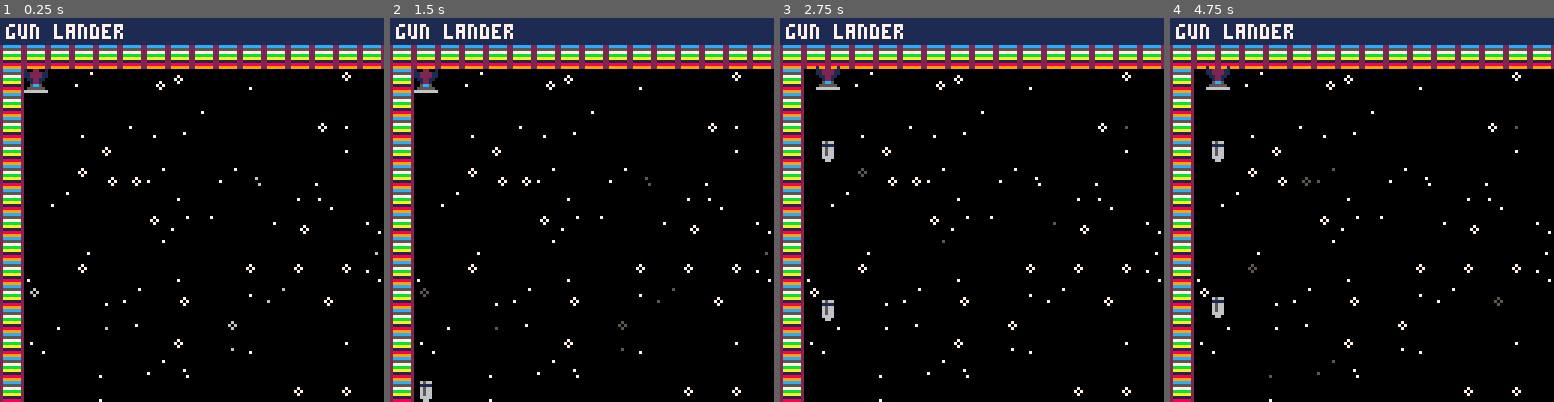
Above: before the commit, frames 1-4 (left to right).
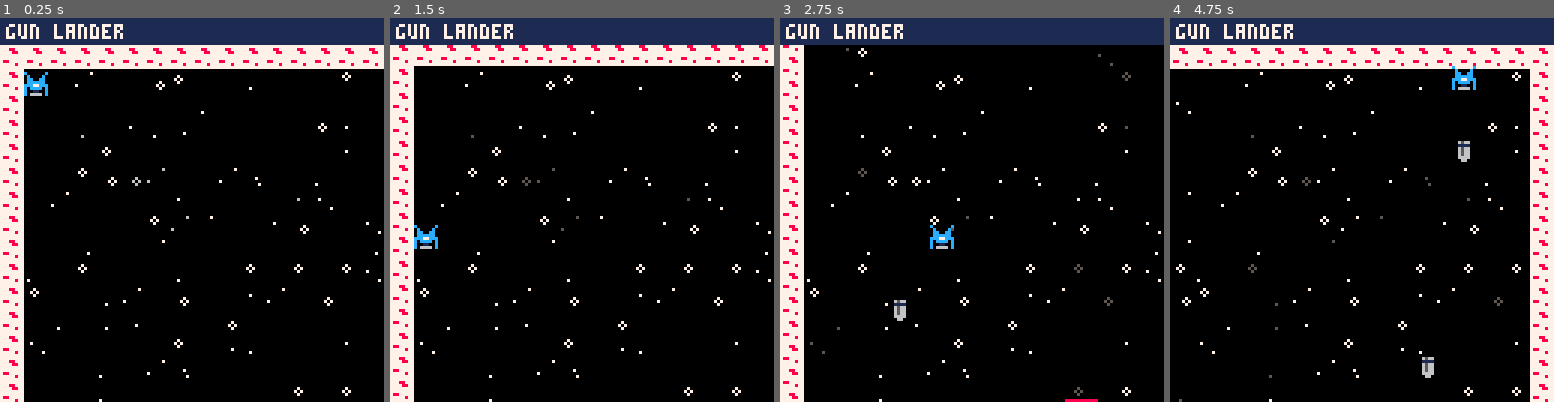
Above: after the commit, the same moments.

Repository: uvehj/Gun-Lander
Game: PICO-8 cartridge gunlander.p8
Two runs of this game, one before a commit and one after it. Both use one fixed random seed, a clock stepped at 60 frames per second and the inputs below.
Inputs:
- Up to frame 1 (0.25 s): no input
- Up to frame 2 (1.5 s): tap O (Z key) at 0.7 s
- Up to frame 3 (2.75 s): hold Right 1.6-2.1 s; tap O (Z key) at 1.7, 2.1, 2.5 s; hold Up 2.15-2.42 s; hold Right from 2.47 s (still down)
- Up to frame 4 (4.75 s): tap O (Z key) every 0.4 s from 2.9 to 4.5 s; release Right at 3.03 s; hold Left 3.08-3.58 s; hold Down 3.63-3.97 s; hold Right 4.02-4.68 s; hold Up from 4.73 s (still down)

The runs differ from the first frame. In frame 1, 11% of the frame differs, in the area x 0-100%, y 7-100%; in frame 2, 11%; in frame 3, 12%; in frame 4, 18%.

Commit message:
Updated visuals/background
Created 3 new layers in the background to simulate proximity to a planet/moon
Changed sprites (visual only) and added a couple new wall sprites
Discovered that sprite 005 and sprite 008 cause weird errors if set as a wall, no idea why

Diff:
--- a/gunlander.p8
+++ b/gunlander.p8
@@ -2,7 +2,7 @@
 version 29
 __lua__
 --debug/config variables
-debug = true
+debug = false
 shotspeed = 3
 gravity = 4
 fps = 30
@@ -28,7 +28,7 @@
     level.startx = 1
     level.starty = 5
     level.endx = 23
-    level.endy = 24
+    level.endy = 33
     level.gravity = gravity
     level.w = level.endx - level.startx + 1
     level.h = level.endy - level.starty + 1
@@ -51,7 +51,7 @@
     backgroundcount = 0
     for t in all(background) do
         if t[1] != 204 then
-            if flr(rnd(10)) == 1 then
+            if flr(rnd(6)) == 1 then
                 t[2] = true
             else
                 t[2] = false
@@ -92,6 +92,9 @@
         x += 1
     end
     pal() --to not affect any other element
+    circfill(100,level.h*8-camy-30,30,8)
+    circ(64,level.h*8-camy+210,242,7)
+    circfill(64,level.h*8-camy+210,230,7)
 end
 function _draw()
     cls()
@@ -263,8 +266,60 @@
 
 
 
+…(52 lines of a section not shown)…
 __gff__
-0000000100000000000000000000000000000000000000000000000000000000000000000000000000000000000000000000000000000000000000000000000000000000000000000000000000000000000000000000000000000000000000000000000000000000000000000000000000000000000000000000000000000000
+0000000101000101000100000000000000000000000000000000000000000000000000000000000000000000000000000000000000000000000000000000000000000000000000000000000000000000000000000000000000000000000000000000000000000000000000000000000000000000000000000000000000000000
 0000000000000000000000000000000000000000000000000000000000000000000000000000000000000000000000000000000000000000000000000000000000000000000000000000000000000000000000000000000000000000000000000000000000000000000000000000000000000000000000000000000000000000
 __map__
 0000000000000000000000000000000000000000000000000000000000000000000000000000000000000000000000000000000000000000000000000000000000000000000000000000000000000000000000000000000000000000000000000000000000000000000000000000000000000000000000000000000000000000
@@ -291,6 +346,13 @@
 0003000000000000000000000000000000000000000000030000000000000000000000000000000000000000000000000000000000000000000000000000000000000000000000000000000000000000000000000000000000000000000000000000000000000000000000000000000000000000000000000000000000000000
 0003000000000000000000000000000000000000000000030000000000000000000000000000000000000000000000000000000000000000000000000000000000000000000000000000000000000000000000000000000000000000000000000000000000000000000000000000000000000000000000000000000000000000
 0003000000000000000000000000000000000000000000030000000000000000000000000000000000000000000000000000000000000000000000000000000000000000000000000000000000000000000000000000000000000000000000000000000000000000000000000000000000000000000000000000000000000000
-0003030303030303030303030303030303030303030303030000000000000000000000000000000000000000000000000000000000000000000000000000000000000000000000000000000000000000000000000000000000000000000000000000000000000000000000000000000000000000000000000000000000000000
-
-
+0003000000000000000000000000000000000000000000030000000000000000000000000000000000000000000000000000000000000000000000000000000000000000000000000000000000000000000000000000000000000000000000000000000000000000000000000000000000000000000000000000000000000000
+0003000000000000000000000000000000000000000000030000000000000000000000000000000000000000000000000000000000000000000000000000000000000000000000000000000000000000000000000000000000000000000000000000000000000000000000000000000000000000000000000000000000000000
+0003000000000000000000000000000000000000000000030000000000000000000000000000000000000000000000000000000000000000000000000000000000000000000000000000000000000000000000000000000000000000000000000000000000000000000000000000000000000000000000000000000000000000
+0003000000000000000000000000000000000000000000030000000000000000000000000000000000000000000000000000000000000000000000000000000000000000000000000000000000000000000000000000000000000000000000000000000000000000000000000000000000000000000000000000000000000000
+0003000000000000000000000000000000000000000000030000000000000000000000000000000000000000000000000000000000000000000000000000000000000000000000000000000000000000000000000000000000000000000000000000000000000000000000000000000000000000000000000000000000000000
+0003000000000000000000000000000000000000000000030000000000000000000000000000000000000000000000000000000000000000000000000000000000000000000000000000000000000000000000000000000000000000000000000000000000000000000000000000000000000000000000000000000000000000
+0003000000000000000000000000000000000000000000030000000000000000000000000000000000000000000000000000000000000000000000000000000000000000000000000000000000000000000000000000000000000000000000000000000000000000000000000000000000000000000000000000000000000000
+0007000000000000000000000000000000000000000000060000000000000000000000000000000000000000000000000000000000000000000000000000000000000000000000000000000000000000000000000000000000000000000000000000000000000000000000000000000000000000000000000000000000000000
+
+
Not shown, changed: 60 lines of the sprite sheet (__gfx__) section of gunlander.p8
